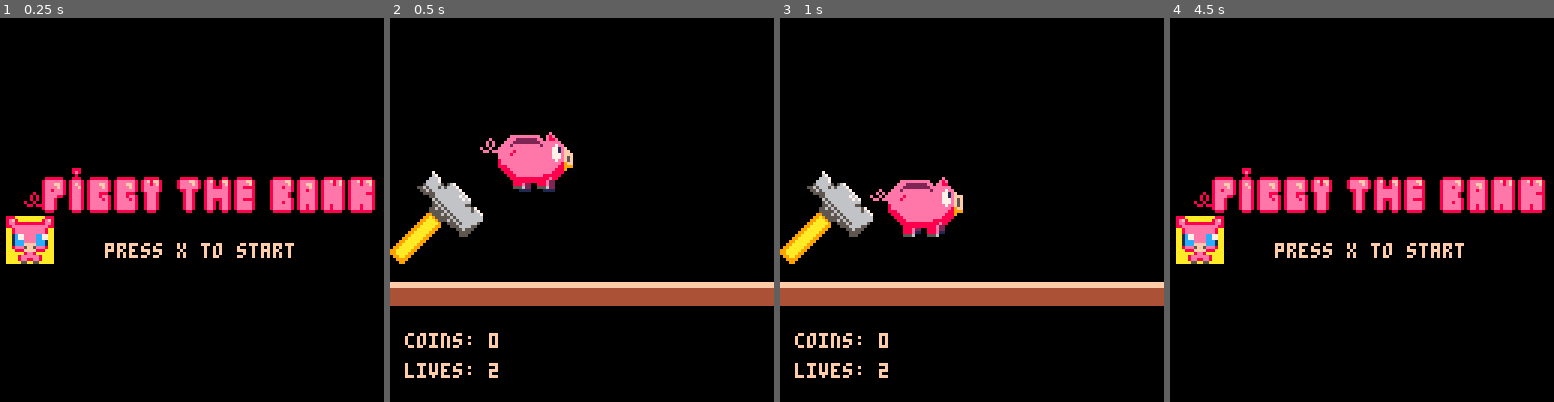
Above: before the commit, frames 1-4 (left to right).
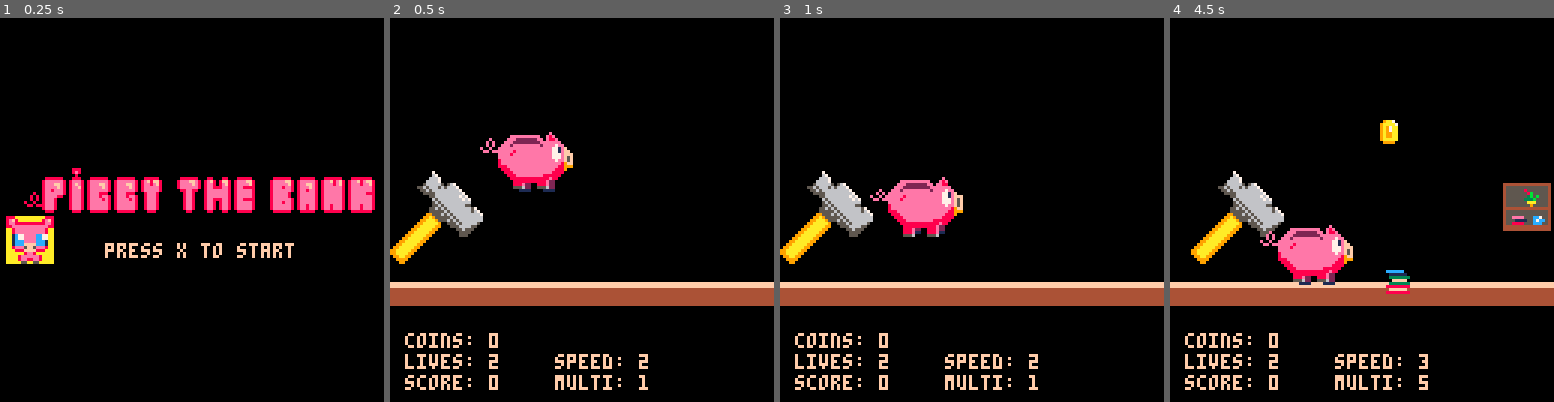
Above: after the commit, the same moments.

Repository: Houzvicka/ld44
Game: PICO-8 cartridge piggy.p8
Two runs of this game, one before a commit and one after it. Both use one fixed random seed, a clock stepped at 60 frames per second and the inputs below.
Inputs:
- Up to frame 1 (0.25 s): no input
- Up to frame 2 (0.5 s): tap X (X key) at 0.33 s
- Up to frame 3 (1 s): no input
- Up to frame 4 (4.5 s): tap X (X key) at 1.07, 1.85, 2.97, 4.08 s; hold Right 1.6-2.1 s; hold Up 2.15-2.42 s; hold Right 2.47-3.03 s; hold Left 3.08-3.58 s; hold Right from 4.02 s (still down)

Frame 1 is identical in both runs. In frame 2, 1.5% of the frame differs, in the area x 3-68%, y 87-97%; in frame 3, 1.5%; in frame 4, 20%, in the area x 0-100%, y 26-97%.

Commit message:
Update piggy.p8

Diff:
--- a/piggy.p8
+++ b/piggy.p8
@@ -2,6 +2,8 @@
 version 18
 __lua__
 //main
+
+time_tracker = 0
 
 function _init()
 	t,fc,fp,s=0,1,1,4 --tick,frame,step
@@ -41,7 +43,14 @@
 	 end
 
 
-		smash_hammer()
+  if time_tracker < 29 then
+    time_tracker += 1
+  else
+    time_tracker = 0
+    coin_timer += 1
+  end
+
+	 smash_hammer()
 	 move_player()
 	 move_coins()
 	 move_hammer()
@@ -80,14 +89,23 @@
 	 print("coins: "..player.ncoin, player.x - 25, 105)
 
 	 --draw lives
-	 print("lives: "..player.lives, player.x - 25, 115)
+	 print("lives: "..player.lives, player.x - 25, 112)
+
+	 --draw score
+	 print("score: "..player.score, player.x - 25, 119)
+
+	 --draw multi
+	 print("multi: "..coin_timer, player.x + 25, 119)
+
+	 --curr_speed
+	 print("speed: "..modified_speed, player.x + 25, 112)
 
 	end
 
 end
 
 function game_start()
- curr_speed = 1
+ curr_speed = orig_speed
  player.lives = 2
  game_over=false
  can_animate = true
@@ -118,6 +136,7 @@
 	player.dy = 0
 	player.lives = 2
 	player.ncoin = 0
+	player.score = 0
 	player.sprite = 80
 	player.jump_height = 0
 	player.jump_alowed = true
@@ -127,11 +146,11 @@
 
 function animate_player(force)
 		if player.lives == 2 then
-		 if force or curr_speed > 0.5 then
+		 if force or curr_speed > orig_speed/2 then
 		  player.sprite=fs[fp]
 		 end
 		elseif player.lives == 1 then
-		 if force or curr_speed > 0.5 then
+		 if force or curr_speed > orig_speed/2 then
 			 player.sprite=fhs[fp]
 			end
 		else player.sprite=fds
@@ -167,14 +186,14 @@
 
  --move player right
  if btn(1) and not(player.stuck) then
-   curr_speed=1.5 --right
+   curr_speed=orig_speed*1.5 --right
 
  --move player left
  elseif btn(0) and not(player.stuck) then
-   curr_speed=0.5 --left
+   curr_speed=orig_speed/2 --left
 
  elseif not(player.stuck) then
-   curr_speed=1
+   curr_speed=orig_speed
  end
 
  --move to new position
@@ -197,6 +216,7 @@
 //coin
 
 coins = {}
+coin_timer = 1
 --coin sprite
 cs={12,13,14,15,14,13}
 
@@ -261,6 +281,17 @@
 function colect_coin(coin)
 	del(coins, coin)
 	player.ncoin+=1
+	add_score()
+end
+
+function lose_coin()
+ player.ncoin-=1
+ add_score()
+end
+
+function add_score()
+ player.score += player.ncoin * coin_timer
+ coin_timer = 1
 end
 
 function draw_coin(coin)
@@ -272,6 +303,7 @@
 //hammer
 
 degrees = 0
+its_down = false
 fliprot = false
 
 function make_hammer()
@@ -286,17 +318,24 @@
 end
 
 function move_hammer()
-	if(curr_speed <= 0.5) then
+	if(curr_speed <= orig_speed/2) then
 		hammer.x += curr_speed/2
 	end
 end
+
+last = false
 
 function smash_hammer()
 	if game_over then return end
 	fliprot = expandmap > 70
-	if curr_speed <= 0.5 and fliprot then
-	 player_hit()
+
+	if(fliprot and last != fliprot) then
+	 if curr_speed <= orig_speed/2 and fliprot then
+	  player_hit()
+		end
 	end
+
+	last = fliprot
 end
 -->8
 //global
@@ -328,10 +367,16 @@
 //map
 
 bg=0
-curr_speed =1
+orig_speed = 2
+curr_speed = 2
+modified_speed = 0
 
 function draw_grounds()
- bg = (bg+curr_speed)%64
+ modified_speed = curr_speed
+ if player.ncoin != nil then
+  modified_speed = curr_speed * (100-player.ncoin)/100
+ end
+ bg = (bg+modified_speed)%64
 end
 -->8
 //background
@@ -374,7 +419,7 @@
 end
 
 function move_item(item)
- item.x -= curr_speed/3
+ item.x -= curr_speed/2
 end
 -->8
 //obstacles
